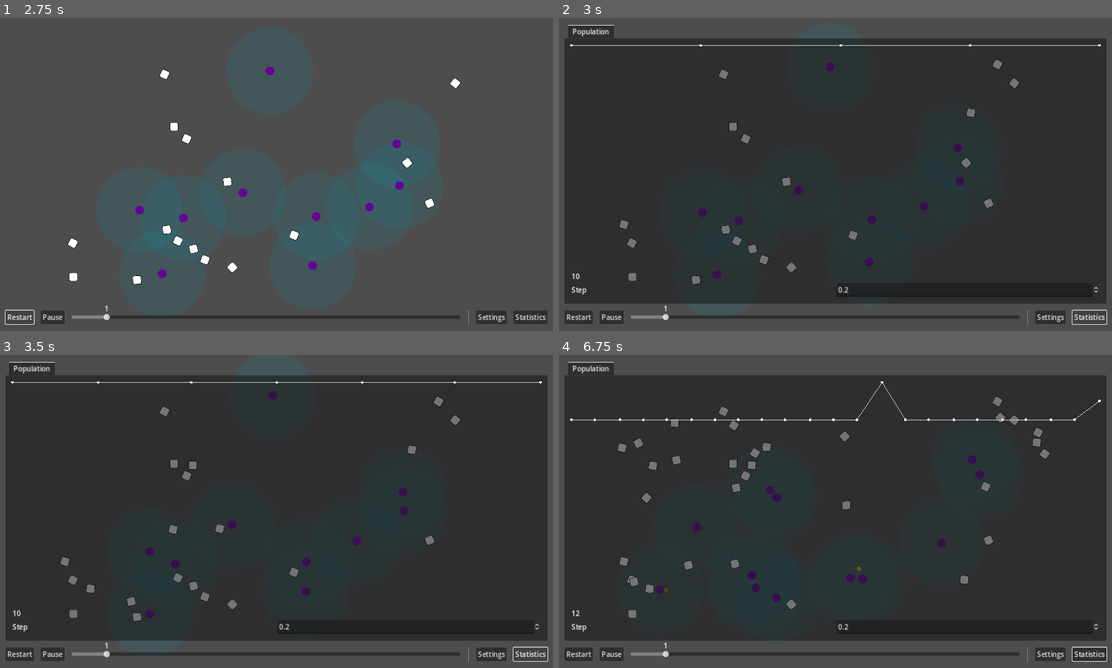
Above: before the commit, frames 1-4 (two rows, left to right).
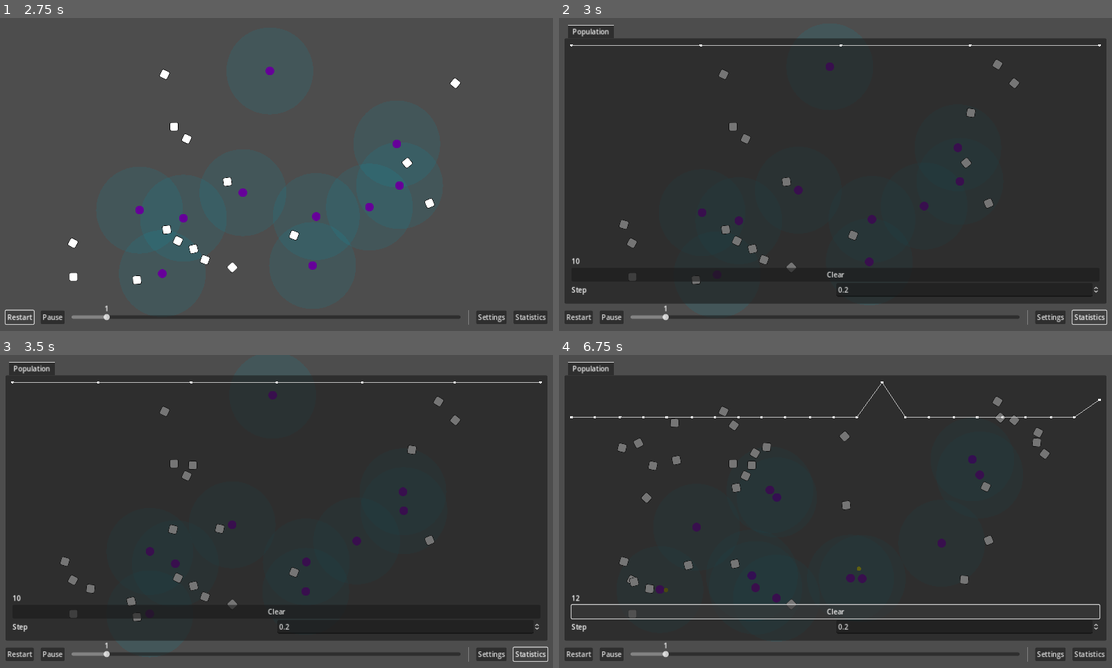
Above: after the commit, the same moments.

Repository: wivest/Natural-Selection
Game: Godot game, scene res://main.tscn
Two runs of this game, one before a commit and one after it. Both use one fixed random seed, a clock stepped at 60 frames per second and the inputs below.
Inputs (mouse positions are in pixels of both pictures, inside the frame that each line leads up to):
- Up to frame 1 (2.75 s): click "Restart" at 0.5 s; click "Restart" at 1.25 s; click "Restart" at 2 s
- Up to frame 2 (3 s): click "Statistics" at 2.75 s
- Up to frame 3 (3.5 s): no input
- Up to frame 4 (6.75 s): click (835, 611) at 3.5 s, where only the run after the commit has a clickable "Clear"; click (835, 611) at 4.25 s, where only the run after the commit has a clickable "Clear"; click "Statistics" at 5 s; click "Statistics" at 5.75 s; click (835, 611) at 6.5 s, where only the run after the commit has a clickable "Clear"

Frame 1 is identical in both runs. In frame 2, 0.2% of the frame differs, in the area x 2-52%, y 76-85%; in frame 3, 0.2%; in frame 4, 1.4%, in the area x 2-100%, y 9-98%.

Commit message:
feat: create clear button

Diff:
--- a/ui/tabs/statistics/statistics.tscn
+++ b/ui/tabs/statistics/statistics.tscn
@@ -1,7 +1,8 @@
-[gd_scene load_steps=4 format=3 uid="uid://thhd74d7nm65"]
+[gd_scene load_steps=5 format=3 uid="uid://thhd74d7nm65"]
 
 [ext_resource type="PackedScene" uid="uid://bybyo71adhl4m" path="res://ui/tabs/statistics/population/chart.tscn" id="1_7me1r"]
 [ext_resource type="Script" path="res://ui/tabs/statistics/population/counter.gd" id="1_epolv"]
+[ext_resource type="Script" path="res://ui/tabs/statistics/clear.gd" id="3_gml5g"]
 [ext_resource type="Script" path="res://ui/tabs/statistics/step.gd" id="3_u5uim"]
 
 [node name="Statistics" type="TabContainer"]
@@ -29,6 +30,12 @@
 layout_mode = 2
 script = ExtResource("1_epolv")
 
+[node name="Clear" type="Button" parent="Population/Population" node_paths=PackedStringArray("chart")]
+layout_mode = 2
+text = "Clear"
+script = ExtResource("3_gml5g")
+chart = NodePath("../Graph")
+
 [node name="Step" type="HBoxContainer" parent="Population/Population"]
 layout_mode = 2
 
@@ -45,4 +52,5 @@
 script = ExtResource("3_u5uim")
 chart = NodePath("../../Graph")
 
+[connection signal="pressed" from="Population/Population/Clear" to="Population/Population/Clear" method="_on_pressed"]
 [connection signal="value_changed" from="Population/Population/Step/SpinBox" to="Population/Population/Step/SpinBox" method="_on_value_changed"]
